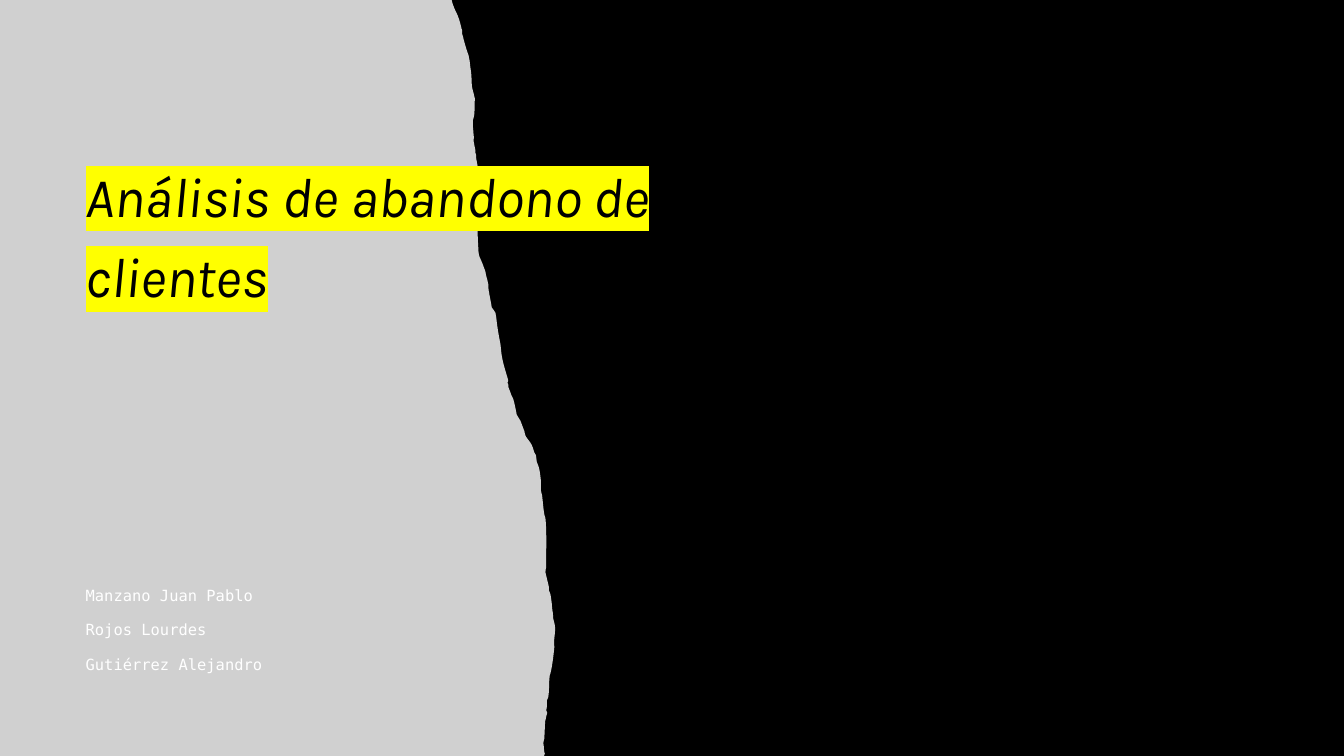
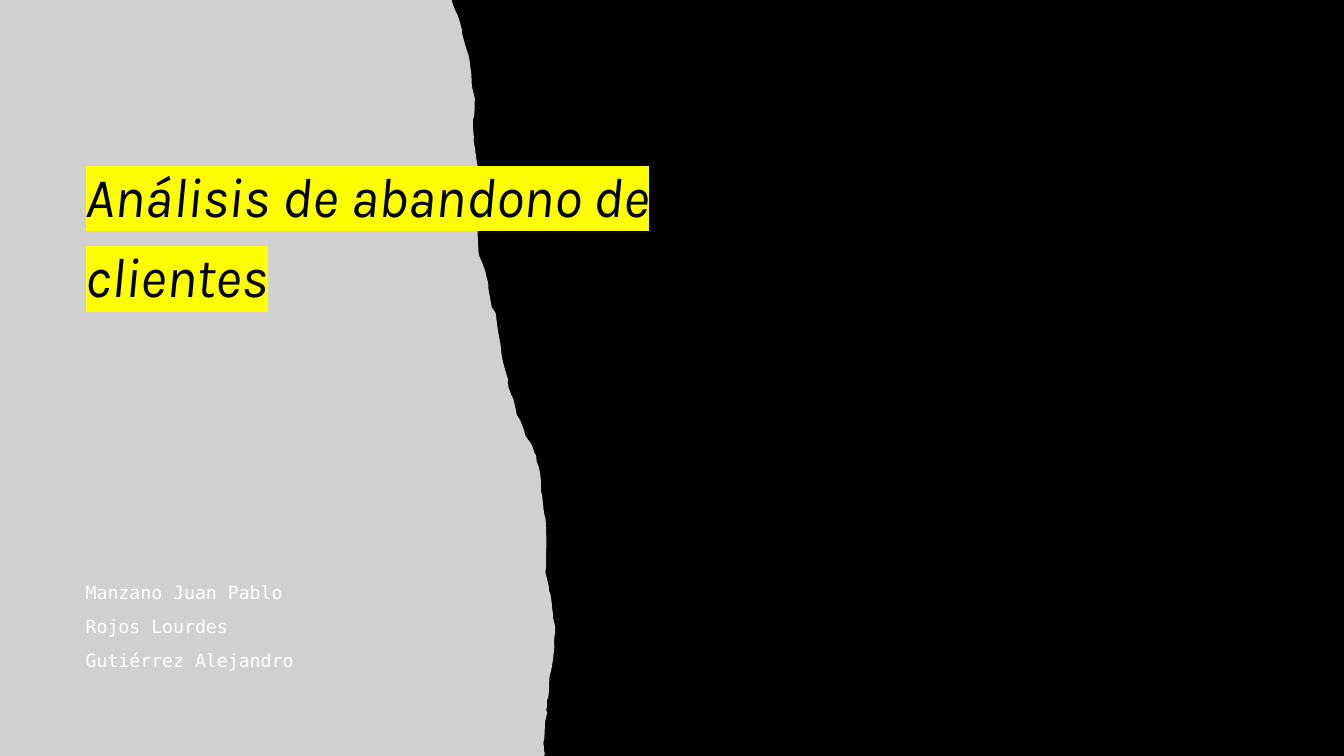
Before and after one commit to juampa95/customer-churn-ds, a slide deck: slide 1 of Análisis de abandono de clientes.pptx. Drawn at 1344x756 pixels with LibreOffice and Linux fonts; fonts in the diff are those of the drawing; grey boxes stand for pictures; background and template pictures are left out. Boxes give left, top, right and bottom in pixels: in the first picture for what was removed or moved away, otherwise in the second. Text is boxed around its words. In the diff, an @@ line names an element or a change of style, - is before the commit and + after.

```diff
--- a/Análisis de abandono de clientes.pptx
+++ b/Análisis de abandono de clientes.pptx
@@ subtitle "Manzano Juan Pablo" at (x1=86, y1=585, x2=293, y2=670): size 11 to 12.9 pt; line spacing 1.1 to 0.9 @@
```
Also in this commit, not shown: 3 other slides changed, 8 slides added, 1 slide removed, 6 other files.
